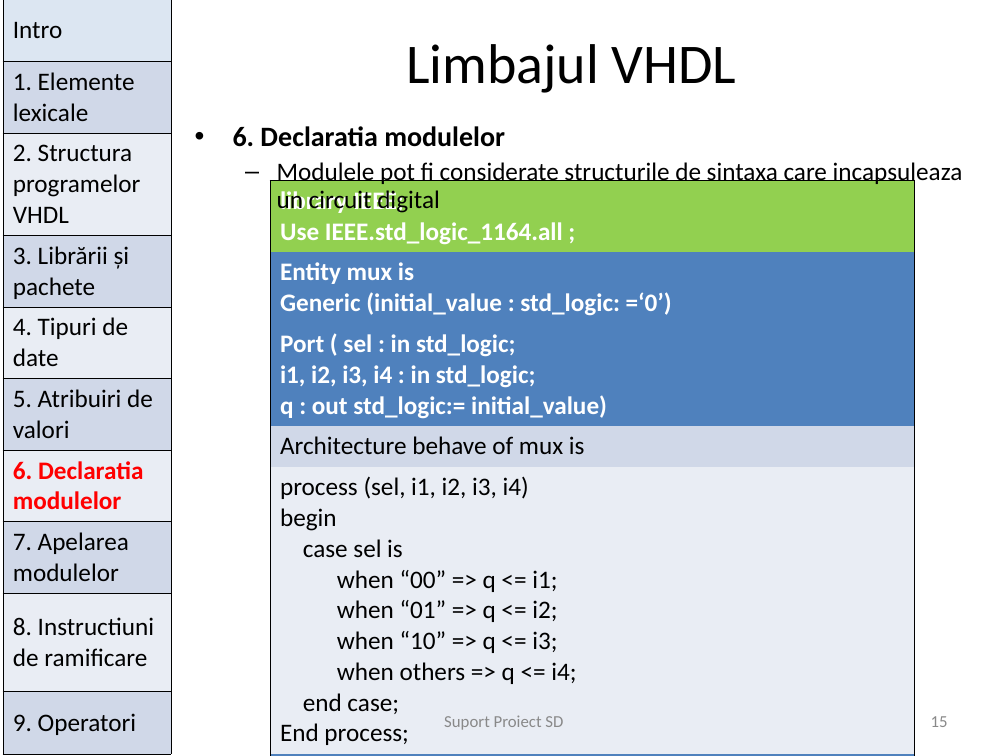
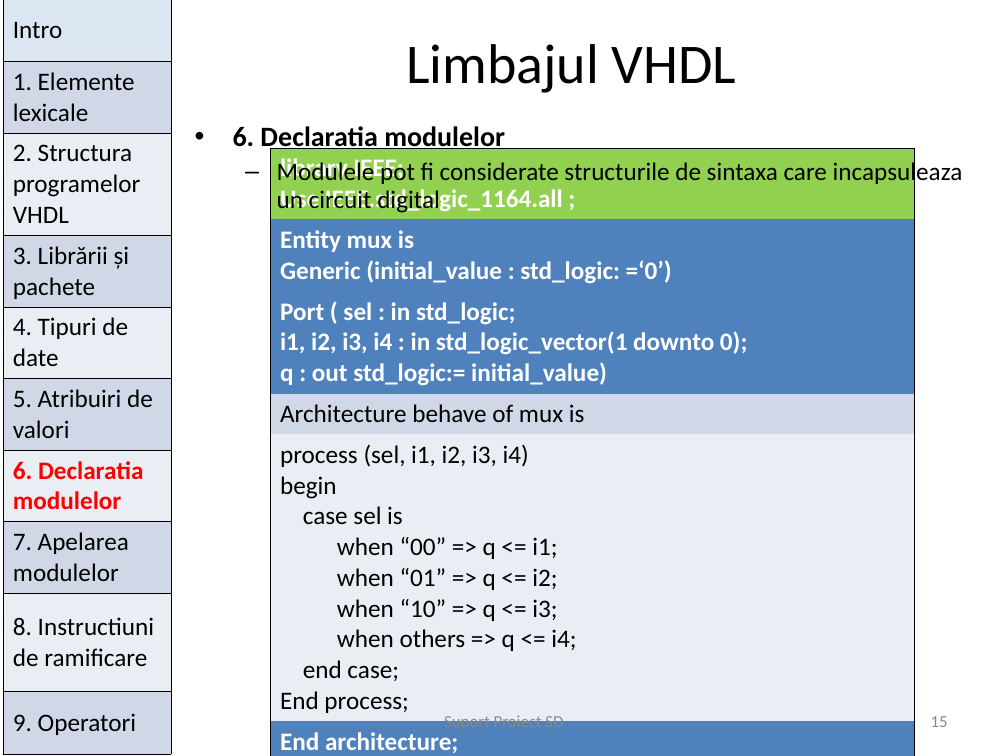
Before and after one commit to mohammadfayaj/Suport_HDL, a slide deck: slide 15 of Curs_2_Limbaje_de_descriere_hardware/prezentare_VHDL.ppt. Drawn at 1008x756 pixels with LibreOffice and Linux fonts; fonts in the diff are those of the drawing. Boxes give left, top, right and bottom in pixels: in the first picture for what was removed or moved away, otherwise in the second. Text is boxed around its words. In the diff, an @@ line names an element or a change of style, - is before the commit and + after.

```diff
--- a/Curs_2_Limbaje_de_descriere_hardware/prezentare_VHDL.ppt
+++ b/Curs_2_Limbaje_de_descriere_hardware/prezentare_VHDL.ppt
@@ table at (270, 148, 914, 756) @@
-row 3, column 1: Port ( sel : in std_logic; / i1, i2, i3, i4 : in std_logic; / q : out std_logic:= initial_value)
+row 3, column 1: Port ( sel : in std_logic; / i1, i2, i3, i4 : in std_logic_vector(1 downto 0); / q : out std_logic:= initial_value)
@@ table: place and size @@
-table at (270, 180, 914, 756)
+table at (270, 148, 914, 756)
```
Also in this commit, not shown: 6 other slides changed, 5 other files.
